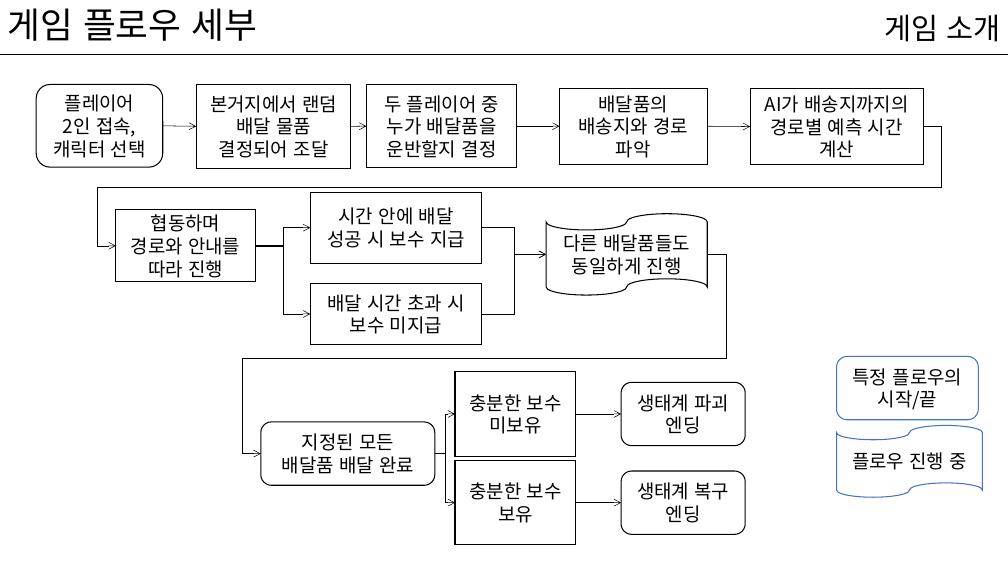
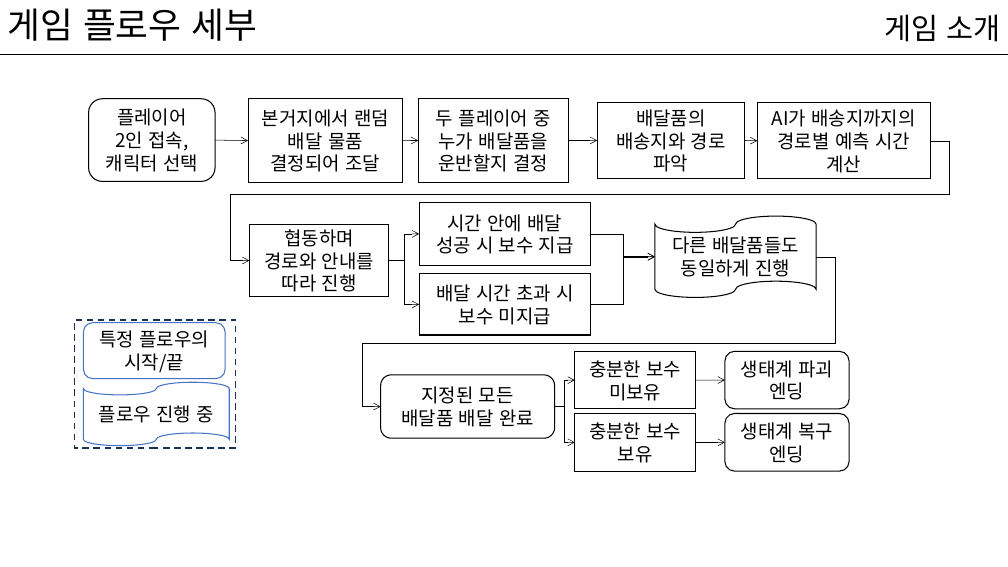
Before and after one commit to kwakyerin/2026_Graduation_Project, a slide deck: slide 12 of documents/HyunahKwon/design/designing/for_teammates/배트와 달트_기획.pptx (slide 10 before the commit). Drawn at 1008x567 pixels with LibreOffice and Linux fonts; fonts in the diff are those of the drawing. Boxes give left, top, right and bottom in pixels: in the first picture for what was removed or moved away, otherwise in the second. Text is boxed around its words. In the diff, an @@ line names an element or a change of style, - is before the commit and + after.

```diff
--- a/documents/HyunahKwon/design/designing/for_teammates/배트와 달트_기획.pptx
+++ b/documents/HyunahKwon/design/designing/for_teammates/배트와 달트_기획.pptx
@@ rectangle "배달품의 배송지와 경로 파악": place and size @@
-rectangle "배달품의 배송지와 경로 파악" at <box>560,88,707,165</box>
+rectangle "배달품의 배송지와 경로 파악" at <box>597,103,745,179</box>
@@ rectangle "AI가 배송지까지의 경로별 예측 시간 ...": place and size @@
-rectangle "AI가 배송지까지의 경로별 예측 시간 ..." at <box>750,88,923,165</box>
+rectangle "AI가 배송지까지의 경로별 예측 시간 ..." at <box>758,103,931,179</box>
@@ elbow arrow moved from (923, 126) - (116, 246) to (930, 141) - (250, 261) @@
@@ 2 rectangles, 2 arrows, 1 rounded rectangle: place and size @@
-2 rectangles, 2 arrows, 1 rounded rectangle at <box>36,85,517,169</box>
+2 rectangles, 2 arrows, 1 rounded rectangle at <box>88,98,569,182</box>
@@ arrow moved from (517, 126) - (560, 126) to (569, 141) - (597, 141) @@
@@ arrow moved from (708, 126) - (750, 126) to (745, 141) - (758, 141) @@
@@ rectangle "시간 안에 배달 성공 시 ...": place and size @@
-rectangle "시간 안에 배달 성공 시 ..." at <box>310,192,482,263</box>
+rectangle "시간 안에 배달 성공 시 ..." at <box>419,203,591,266</box>
@@ rectangle "협동하며 경로와 안내를 따라 진행": place and size @@
-rectangle "협동하며 경로와 안내를 따라 진행" at <box>116,209,256,282</box>
+rectangle "협동하며 경로와 안내를 따라 진행" at <box>250,225,389,297</box>
@@ elbow arrow moved from (256, 246) - (310, 228) to (389, 261) - (419, 234) @@
@@ elbow arrow moved from (482, 228) - (546, 255) to (591, 234) - (655, 257) @@
@@ flow chart punched tape "다른 배달품들도 동일하게 진행": place and size @@
-flow chart punched tape "다른 배달품들도 동일하게 진행" at <box>546,214,707,296</box>
+flow chart punched tape "다른 배달품들도 동일하게 진행" at <box>655,216,816,298</box>
@@ elbow arrow moved from (708, 255) - (261, 454) to (817, 257) - (381, 407) @@
@@ elbow arrow moved from (256, 246) - (310, 314) to (389, 261) - (419, 305) @@
@@ elbow arrow moved from (482, 314) - (546, 255) to (591, 305) - (655, 257) @@
@@ rectangle "배달 시간 초과 시 보수 ...": place and size @@
-rectangle "배달 시간 초과 시 보수 ..." at <box>310,284,482,345</box>
+rectangle "배달 시간 초과 시 보수 ..." at <box>419,274,591,335</box>
@@ rectangle added at <box>75,320,236,448</box>, outline #1E3256 1.5 pt dashed @@
@@ rounded rectangle "특정 플로우의 시작/끝": place and size @@
-rounded rectangle "특정 플로우의 시작/끝" at <box>837,357,979,420</box>
+rounded rectangle "특정 플로우의 시작/끝" at <box>83,323,225,379</box>
@@ rectangle "충분한 보수 미보유": place and size @@
-rectangle "충분한 보수 미보유" at <box>455,372,576,456</box>
+rectangle "충분한 보수 미보유" at <box>575,352,696,409</box>
@@ rounded rectangle "생태계 파괴 엔딩": place and size @@
-rounded rectangle "생태계 파괴 엔딩" at <box>622,383,746,446</box>
+rounded rectangle "생태계 파괴 엔딩" at <box>725,352,849,409</box>
@@ flow chart punched tape "플로우 진행 중": place and size @@
-flow chart punched tape "플로우 진행 중" at <box>837,426,983,498</box>
+flow chart punched tape "플로우 진행 중" at <box>83,383,229,446</box>
@@ rounded rectangle "지정된 모든 배달품 배달 완료": place and size @@
-rounded rectangle "지정된 모든 배달품 배달 완료" at <box>261,422,435,485</box>
+rounded rectangle "지정된 모든 배달품 배달 완료" at <box>381,375,555,439</box>
@@ elbow arrow added from (555, 407) to (575, 380), #000000 0.5 pt @@
@@ arrow added from (696, 380) to (725, 380), #000000 0.5 pt @@
@@ elbow arrow moved from (435, 454) - (455, 414) to (555, 407) - (575, 442) @@
@@ rectangle "충분한 보수 보유": place and size @@
-rectangle "충분한 보수 보유" at <box>455,461,576,544</box>
+rectangle "충분한 보수 보유" at <box>575,414,696,471</box>
@@ rounded rectangle "생태계 복구 엔딩": place and size @@
-rounded rectangle "생태계 복구 엔딩" at <box>622,471,746,535</box>
+rounded rectangle "생태계 복구 엔딩" at <box>725,414,849,471</box>
@@ arrow moved from (576, 414) - (622, 414) to (696, 442) - (725, 442) @@
@@ elbow arrow removed from (435, 454) to (455, 503) @@
@@ arrow removed from (576, 503) to (622, 503) @@
```
Also in this commit, not shown: 53 other slides changed, 3 slides added, 2 slides removed, 3 other files.
